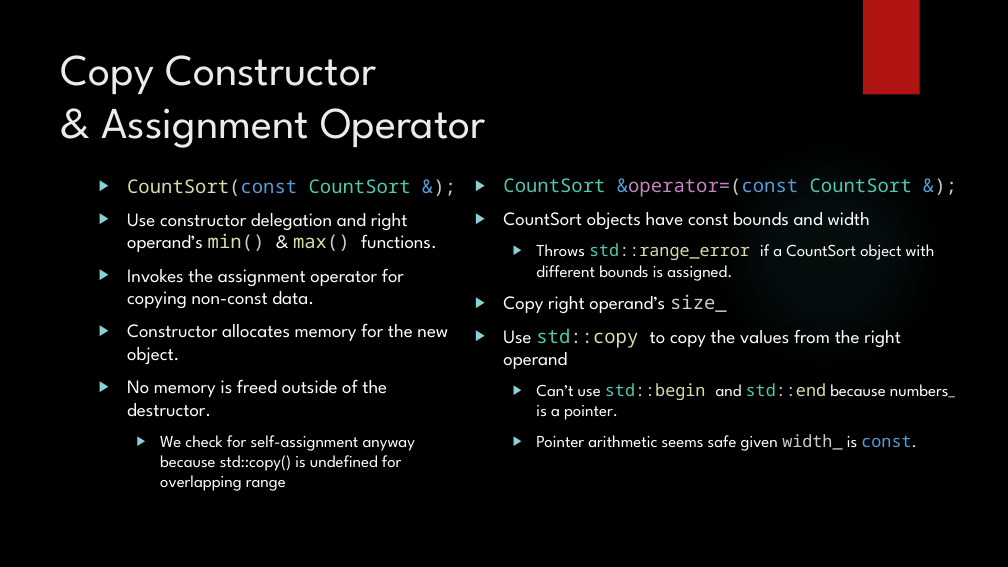
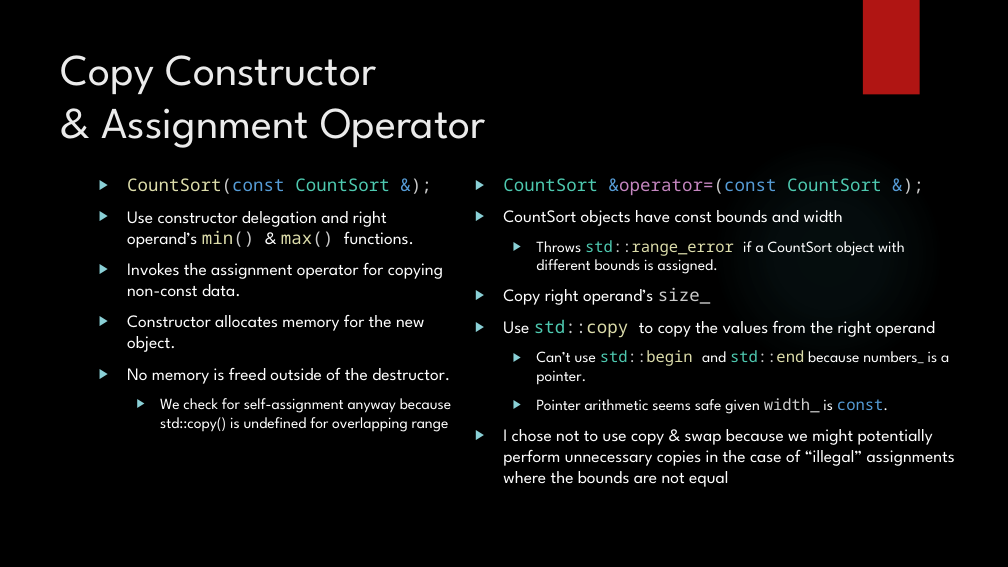
Before and after one commit to dgaron/cs253, a slide deck: slide 7 of Presentation/HW7_presentation.pptx. Drawn at 1008x567 pixels with LibreOffice and Linux fonts; fonts in the diff are those of the drawing; background and template pictures are left out. Boxes give left, top, right and bottom in pixels: in the first picture for what was removed or moved away, otherwise in the second. Text is boxed around its words. In the diff, an @@ line names an element or a change of style, - is before the commit and + after.

Commit message:
limts -> climits, slideshow update, remove redundant overflow check

```diff
--- a/Presentation/HW7_presentation.pptx
+++ b/Presentation/HW7_presentation.pptx
@@ text "CountSort(const CountSort &);" at (127,178,451,432): size 18 to 16.6 pt in "CountSort(const CountSort &);", "Use constructor delegation and right operand’s min() ...", "Invokes the assignment operator for copying non-const ...", "Constructor allocates memory for the new object." and 1 more places; size 16 to 14.8 pt in "We check for self-assignment anyway because std::copy() ..." @@
@@ text at (503,178,949,414): size 18 to 16.6 pt in "CountSort &operator=(const CountSort &);", "CountSort objects have const bounds and width", "Copy right operand’s size_", "Use std::copy to copy the values from ..."; size 16 to 14.8 pt in "Throws std::range_error if a CountSort object with ...", "Can’t use std::begin and std::end because numbers_ ...", "Pointer arithmetic seems safe given width_ is ..." @@
@@ text at (503,429,955,487): paragraph added @@
+▶ I chose not to use copy & swap because we might potentially perform unnecessary copies in the case of “illegal” assignments where the bounds are not equal
```
Also in this commit, not shown: 1 other slide changed, 2 other files.
